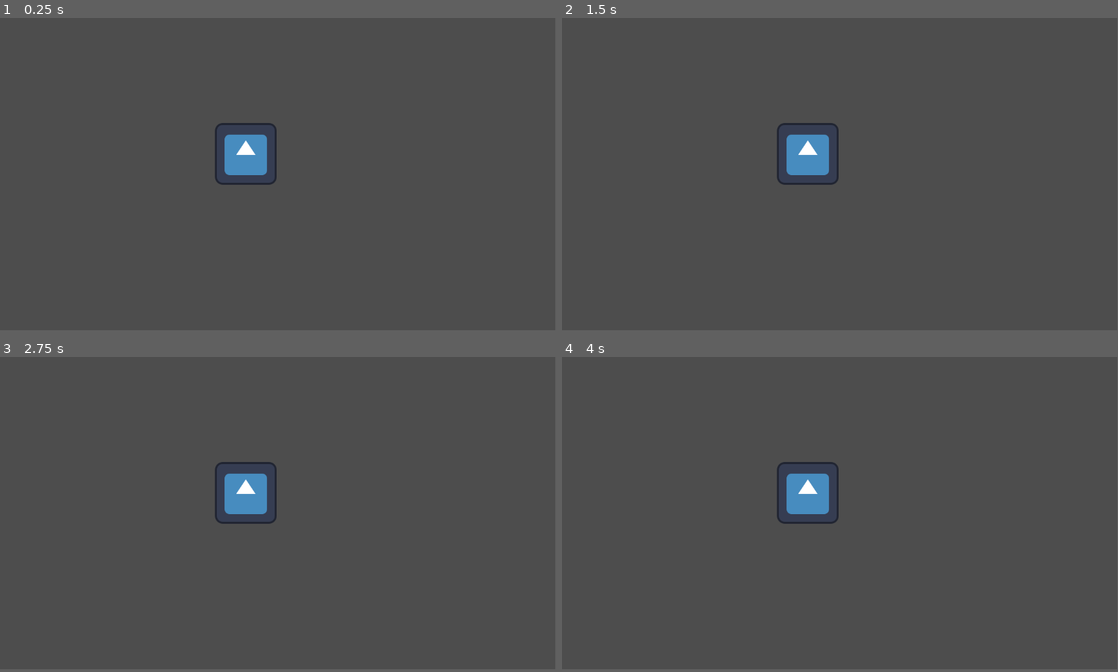
Above: before the commit, frames 1-4 (two rows, left to right).
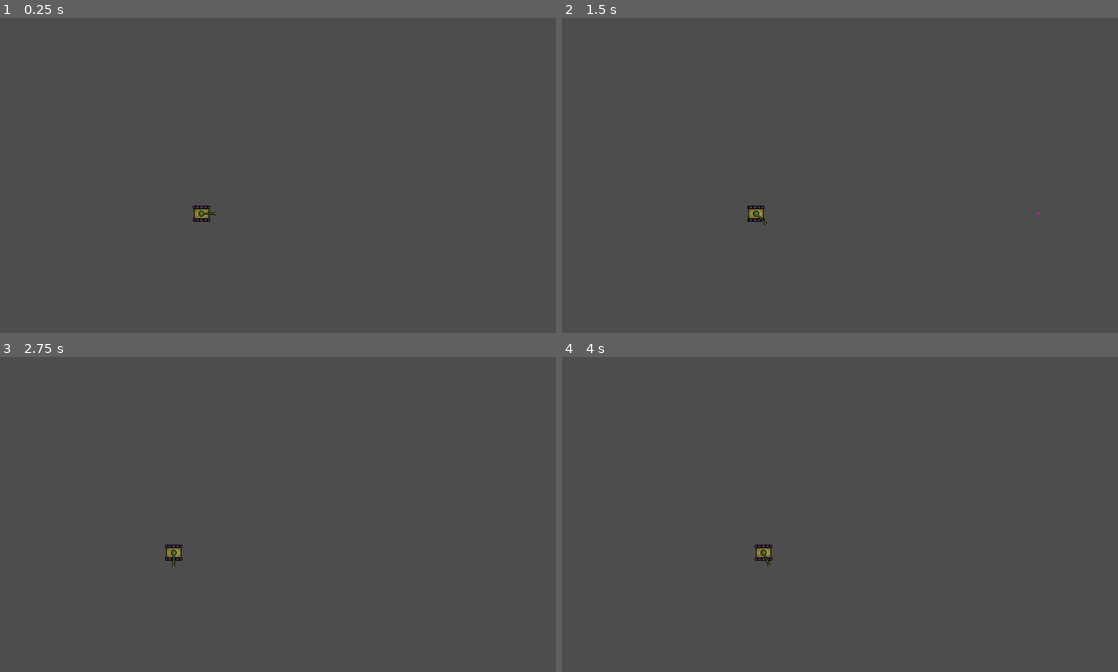
Above: after the commit, the same moments.

Repository: Game-Dev-Artisan/godot-fundamentals
Game: Godot game, scene res://world.tscn
Same seed, same stepped clock (60 frames per second), same inputs: the game is played once before the commit and once after it. The engine's default icon, where the game draws it, is replaced by a stand-in: a white triangle on a blue panel in a dark square.
Inputs:
- Up to frame 1 (0.25 s): no input
- Up to frame 2 (1.5 s): tap Enter at 0.5 s; hold E (rotate_weapon_right, bound only after the commit) 0.53-1.28 s; hold Space (weapon_fire, bound only after the commit) 0.53-1.28 s; hold S (move_backward, bound only after the commit) from 1.28 s (still down); tap Space (weapon_fire, bound only after the commit) at 1.35 s
- Up to frame 3 (2.75 s): release S (move_backward, bound only after the commit) at 2.03 s; hold E (rotate_weapon_right, bound only after the commit) from 2.03 s (still down); hold Space (weapon_fire, bound only after the commit) from 2.03 s (still down)
- Up to frame 4 (4 s): tap Enter at 2.75 s; release E (rotate_weapon_right, bound only after the commit) at 2.78 s; release Space (weapon_fire, bound only after the commit) at 2.78 s; hold W (move_forward, bound only after the commit) 2.78-3.53 s; tap Space (weapon_fire, bound only after the commit) at 2.85 s; hold Q (rotate_weapon_left, bound only after the commit) from 3.53 s (still down); hold Space (weapon_fire, bound only after the commit) from 3.53 s (still down)
In our replay, the window is 799x449 before the commit and 800x453 after it. These sizes can differ from the game's own. Grey fills any space a smaller window leaves; there, only what the larger window draws over its background counts as a difference.

The runs differ from the first frame. In frame 1, 1.4% of the frame differs, in the area x 34-50%, y 33-65%; in frame 2, 1.4%; in frame 3, 1.4%, in the area x 29-50%, y 33-67%; in frame 4, 1.4%.

Commit message:
gdscript-basics

Diff:
--- a/project.godot
+++ b/project.godot
@@ -14,3 +14,51 @@
 run/main_scene="res://world.tscn"
 config/features=PackedStringArray("4.0", "Forward Plus")
 config/icon="res://icon.svg"
+
+[display]
+
+window/size/viewport_width=960
+window/size/viewport_height=544
+window/stretch/mode="viewport"
+
+[input]
+
+turn_left={
+"deadzone": 0.5,
+"events": [Object(InputEventKey,"resource_local_to_scene":false,"resource_name":"","device":-1,"window_id":0,"alt_pressed":false,"shift_pressed":false,"ctrl_pressed":false,"meta_pressed":false,"pressed":false,"keycode":0,"physical_keycode":65,"key_label":0,"unicode":97,"echo":false,"script":null)
+]
+}
+turn_right={
+"deadzone": 0.5,
+"events": [Object(InputEventKey,"resource_local_to_scene":false,"resource_name":"","device":-1,"window_id":0,"alt_pressed":false,"shift_pressed":false,"ctrl_pressed":false,"meta_pressed":false,"pressed":false,"keycode":0,"physical_keycode":68,"key_label":0,"unicode":100,"echo":false,"script":null)
+]
+}
+move_forward={
+"deadzone": 0.5,
+"events": [Object(InputEventKey,"resource_local_to_scene":false,"resource_name":"","device":-1,"window_id":0,"alt_pressed":false,"shift_pressed":false,"ctrl_pressed":false,"meta_pressed":false,"pressed":false,"keycode":0,"physical_keycode":87,"key_label":0,"unicode":119,"echo":false,"script":null)
+]
+}
+move_backward={
+"deadzone": 0.5,
+"events": [Object(InputEventKey,"resource_local_to_scene":false,"resource_name":"","device":-1,"window_id":0,"alt_pressed":false,"shift_pressed":false,"ctrl_pressed":false,"meta_pressed":false,"pressed":false,"keycode":0,"physical_keycode":83,"key_label":0,"unicode":115,"echo":false,"script":null)
+]
+}
+rotate_weapon_left={
+"deadzone": 0.5,
+"events": [Object(InputEventKey,"resource_local_to_scene":false,"resource_name":"","device":-1,"window_id":0,"alt_pressed":false,"shift_pressed":false,"ctrl_pressed":false,"meta_pressed":false,"pressed":false,"keycode":0,"physical_keycode":81,"key_label":0,"unicode":113,"echo":false,"script":null)
+]
+}
+rotate_weapon_right={
+"deadzone": 0.5,
+"events": [Object(InputEventKey,"resource_local_to_scene":false,"resource_name":"","device":-1,"window_id":0,"alt_pressed":false,"shift_pressed":false,"ctrl_pressed":false,"meta_pressed":false,"pressed":false,"keycode":0,"physical_keycode":69,"key_label":0,"unicode":101,"echo":false,"script":null)
+]
+}
+weapon_fire={
+"deadzone": 0.5,
+"events": [Object(InputEventKey,"resource_local_to_scene":false,"resource_name":"","device":-1,"window_id":0,"alt_pressed":false,"shift_pressed":false,"ctrl_pressed":false,"meta_pressed":false,"pressed":false,"keycode":0,"physical_keycode":32,"key_label":0,"unicode":32,"echo":false,"script":null)
+]
+}
+
+[rendering]
+
+textures/canvas_textures/default_texture_filter=0
--- /dev/null
+++ b/scenes/bullet.gd
@@ -0,0 +1,11 @@
+extends Area2D
+
+
+# Called when the node enters the scene tree for the first time.
+func _ready():
+	pass # Replace with function body.
+
+
+# Called every frame. 'delta' is the elapsed time since the previous frame.
+func _process(delta):
+	pass
--- /dev/null
+++ b/scenes/bullet.tscn
@@ -0,0 +1,27 @@
+[gd_scene load_steps=4 format=3 uid="uid://edj4pane8x2i"]
+
+[sub_resource type="GDScript" id="GDScript_pf2xy"]
+script/source = "extends Area2D
+
+const SPEED = 500
+
+var direction: Vector2 = Vector2()
+
+func _physics_process(delta):
+	position += direction.normalized() * SPEED * delta
+"
+
+[sub_resource type="RectangleShape2D" id="RectangleShape2D_eyyst"]
+size = Vector2(3, 3)
+
+[sub_resource type="PlaceholderTexture2D" id="PlaceholderTexture2D_qmw7w"]
+size = Vector2(3, 3)
+
+[node name="Bullet" type="Area2D"]
+script = SubResource("GDScript_pf2xy")
+
+[node name="CollisionShape2D" type="CollisionShape2D" parent="."]
+shape = SubResource("RectangleShape2D_eyyst")
+
+[node name="Sprite2D" type="Sprite2D" parent="."]
+texture = SubResource("PlaceholderTexture2D_qmw7w")
--- /dev/null
+++ b/scenes/tank.gd
@@ -0,0 +1,41 @@
+extends CharacterBody2D
+
+const SPEED = 64.0
+const TURN_SPEED = 2
+const ROTATE_SPEED = 20
+
+@export var weapon: Weapon
+
+@onready var body_sprite := $BodySprite
+@onready var animation_player = $AnimationPlayer
+@onready var collider = $CollisionShape2D
+
+
+var direction := Vector2.RIGHT
+
+func _physics_process(delta):
+	var input_direction := Input.get_vector("turn_left", "turn_right", "move_backward", "move_forward")
+	if input_direction.x != 0:
+		# Rotate direction based on our input vector and apply turn speed
+		direction = direction.rotated(input_direction.x * (PI / 2) * TURN_SPEED * delta)
+		rotation = direction.angle()
+	if input_direction.y != 0:
+		# Move in a forward/backward motion and play animation
+		animation_player.play("move")
+		velocity = lerp(velocity, (direction.normalized() * input_direction.y) * SPEED, SPEED * delta)
+	else:
+		# Bring to a stop
+		velocity = Vector2.ZERO
+		animation_player.play('idle')
+
+	# Apply our movement velocity
+	move_and_slide()
+
+	# Apply Weapon Rotation
+	var weapon_rotate_direction := Input.get_axis("rotate_weapon_left", "rotate_weapon_right")
+	weapon.rotation_degrees += (weapon_rotate_direction * ROTATE_SPEED * delta * PI)
+
+
+func _input(event):
+	if event.is_action_pressed("weapon_fire"):
+		weapon.fire()
--- a/scenes/tank.tscn
+++ b/scenes/tank.tscn
@@ -77,8 +77,9 @@
 [sub_resource type="RectangleShape2D" id="RectangleShape2D_5iydn"]
 size = Vector2(26, 26)
 
-[node name="Tank" type="CharacterBody2D"]
+[node name="Tank" type="CharacterBody2D" node_paths=PackedStringArray("weapon")]
 script = ExtResource("1_32wu7")
+weapon = NodePath("Weapon")
 
 [node name="AnimationPlayer" type="AnimationPlayer" parent="."]
 libraries = {
--- /dev/null
+++ b/scenes/weapon.gd
@@ -0,0 +1,34 @@
+extends Node2D
+class_name Weapon
+
+enum STATES { READY, FIRING, RELOADING }
+
+@export var BULLET_SCENE: PackedScene
+
+@onready var reload_timer = $ReloadTimer
+
+var state: STATES = STATES.READY
+
+func change_state(new_state: STATES):
+	state = new_state
+
+func fire():
+	if state == STATES.FIRING || state == STATES.RELOADING:
+		return
+
+	change_state(STATES.FIRING)
+	# Create a bullet at our position and set it's direction
+	var bullet = BULLET_SCENE.instantiate()
+	bullet.direction = Vector2.from_angle(global_rotation)
+	bullet.global_position = global_position
+	# Add the bullet to the root scene so translation is in world space
+	get_tree().root.add_child(bullet)
+	# Set our state to reload and start our timer
+	change_state(STATES.RELOADING)
+	reload_timer.start()
+
+
+
+
+func _on_reload_timer_timeout():
+	change_state(STATES.READY)
--- a/scenes/weapon.tscn
+++ b/scenes/weapon.tscn
@@ -1,9 +1,17 @@
-[gd_scene load_steps=2 format=3 uid="uid://0c5s8lnry3cm"]
+[gd_scene load_steps=4 format=3 uid="uid://coypybknrhnoa"]
 
-[ext_resource type="Texture2D" uid="uid://b0fvxi707w3kq" path="res://assets/sprites/tank_weapon.png" id="1_i3ywj"]
+[ext_resource type="Script" path="res://scenes/weapon.gd" id="1_58m6j"]
+[ext_resource type="Texture2D" uid="uid://b3fa8kl8s3eom" path="res://assets/sprites/tank_weapon.png" id="1_i3ywj"]
+[ext_resource type="PackedScene" uid="uid://edj4pane8x2i" path="res://scenes/bullet.tscn" id="2_6udrb"]
 
 [node name="Weapon" type="Node2D"]
+script = ExtResource("1_58m6j")
+BULLET_SCENE = ExtResource("2_6udrb")
 
 [node name="WeaponSprite" type="Sprite2D" parent="."]
 texture = ExtResource("1_i3ywj")
 offset = Vector2(10, 0)
+
+[node name="ReloadTimer" type="Timer" parent="."]
+
+[connection signal="timeout" from="ReloadTimer" to="." method="_on_reload_timer_timeout"]
--- a/world.tscn
+++ b/world.tscn
@@ -1,9 +1,8 @@
 [gd_scene load_steps=2 format=3 uid="uid://ce828qs48cc2j"]
 
-[ext_resource type="Texture2D" uid="uid://d03wb1ttjr3oe" path="res://icon.svg" id="1_eisj6"]
+[ext_resource type="PackedScene" uid="uid://dts7spmsrfa7u" path="res://scenes/tank.tscn" id="1_1pkcr"]
 
 [node name="World" type="Node2D"]
 
-[node name="Sprite2D" type="Sprite2D" parent="."]
-position = Vector2(510, 282)
-texture = ExtResource("1_eisj6")
+[node name="Tank" parent="." instance=ExtResource("1_1pkcr")]
+position = Vector2(348, 338)
Not shown: 1 places in scenes/tank.tscn that only renumber resources
Not shown, changed: .gitignore
